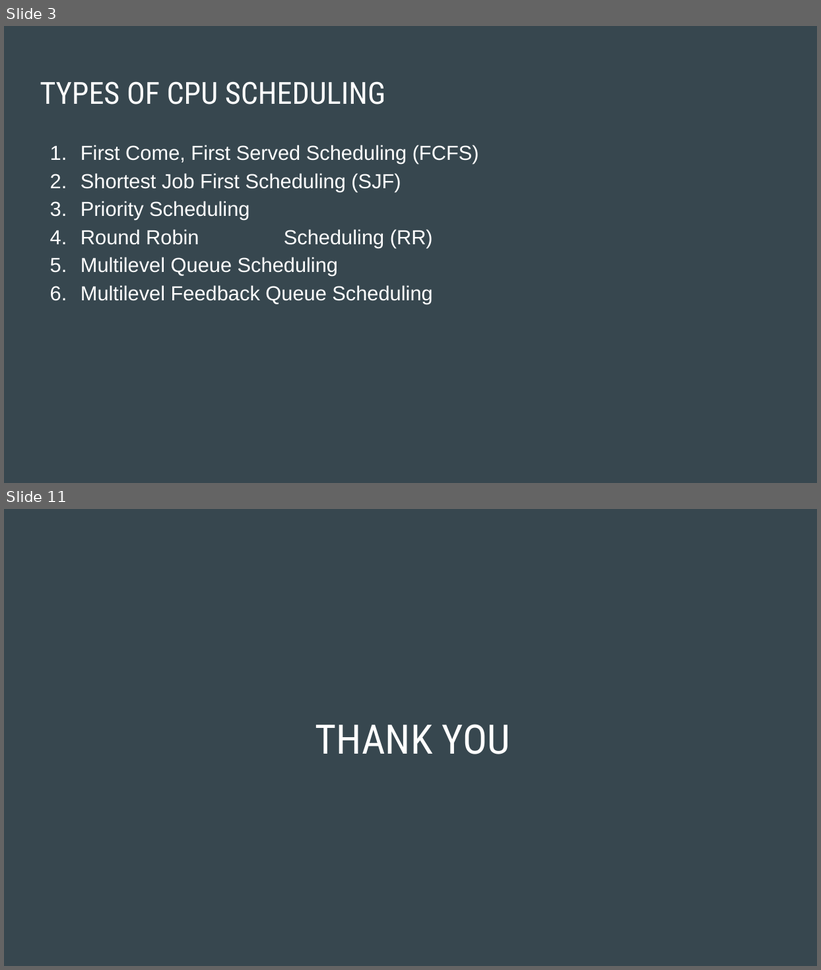
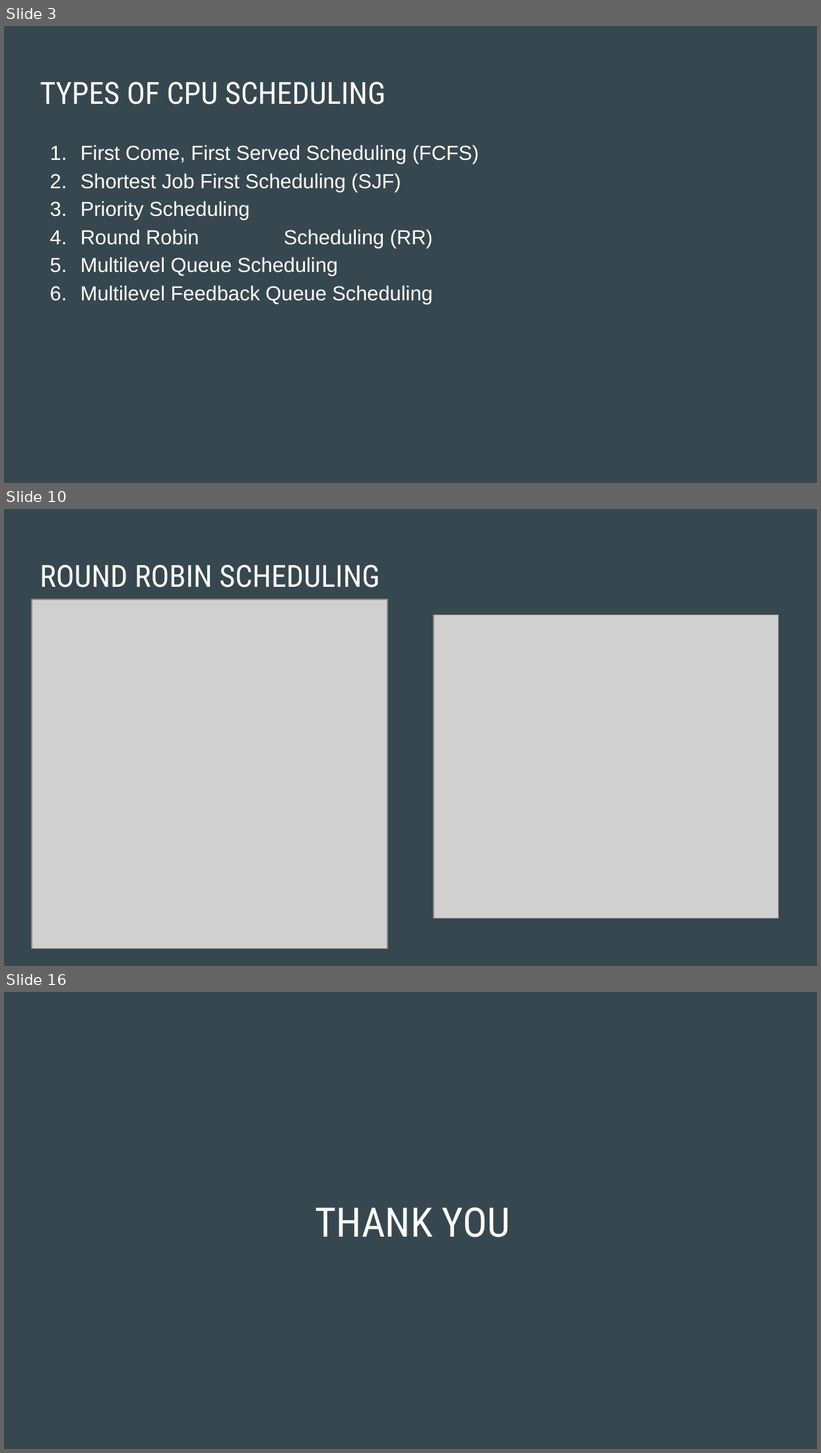
Before and after one commit to Cornerstone-04/cpu-scheduling-with-cpp, a slide deck: docs/CPU SCHEDULING WITH C++.pptx. Shown one above the other, each under a label of ours: slides 3 and 11 before the commit, slides 3, 10 and 16 after it; the slides between them are not shown. The pictures are 821x970 and 821x1453 pixels, drawn with LibreOffice and Linux fonts; fonts in the diff are those of the drawing; grey boxes stand for pictures. Boxes give left, top, right and bottom in pixels: in the first picture for what was removed or moved away, otherwise in the second. Text is boxed around its words. In the diff, an @@ line names an element or a change of style, - is before the commit and + after.

```diff
--- a/docs/CPU SCHEDULING WITH C++.pptx
+++ b/docs/CPU SCHEDULING WITH C++.pptx
@@ slide 10 added at (4,509,817,966), background #37474F @@
@@ title added at (40,564,380,588), 27 pt, text #FFFFFF @@
+ROUND ROBIN SCHEDULING
@@ picture added at (32,599,387,949) @@
@@ picture added at (433,615,778,919) @@
@@ what was slide 11 is now slide 16 @@
```
Also in this commit, not shown: 7 slides changed, 4 other slides added.
